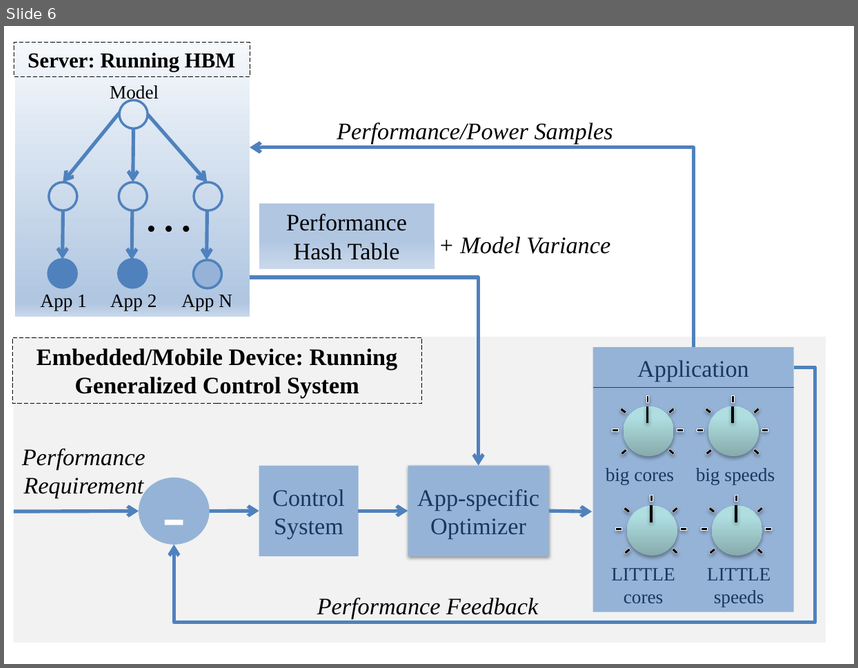
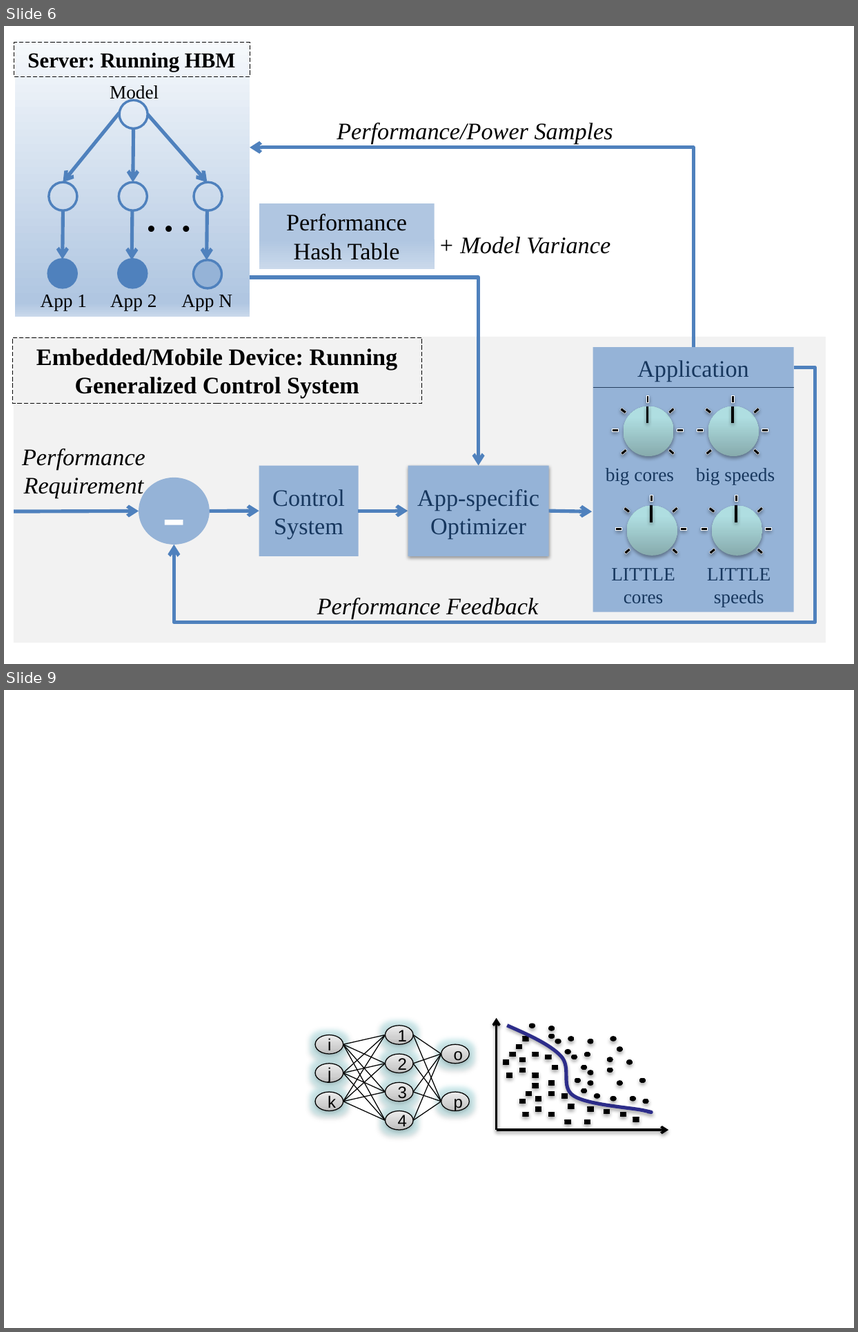
Before and after one commit to nmishra8/ASPLOS-17, a slide deck: figures/LEO+POET_backup_nikita.pptx. Shown one above the other, each under a label of ours: slide 6 before the commit, slides 6 and 9 after it; the slides between them are not shown. The pictures are 858x668 and 858x1332 pixels, drawn with LibreOffice and Linux fonts; fonts in the diff are those of the drawing. Boxes give left, top, right and bottom in pixels: in the first picture for what was removed or moved away, otherwise in the second. Text is boxed around its words. In the diff, an @@ line names an element or a change of style, - is before the commit and + after.

```diff
--- a/figures/LEO+POET_backup_nikita.pptx
+++ b/figures/LEO+POET_backup_nikita.pptx
@@ slide 9 added at [4, 690, 854, 1328], background #FFFFFF @@
@@ group added at [496, 1018, 668, 1130]: 28 rectangles, 25 ellipses, 2 arrows, 1 freeform shape @@
@@ group added at [315, 1025, 469, 1130]: 20 lines, 9 ellipses @@
+i
+j
+k
+1
+2
+3
+4
+o
+p
```
Also in this commit, not shown: 1 slide changed, 2 other slides added.
